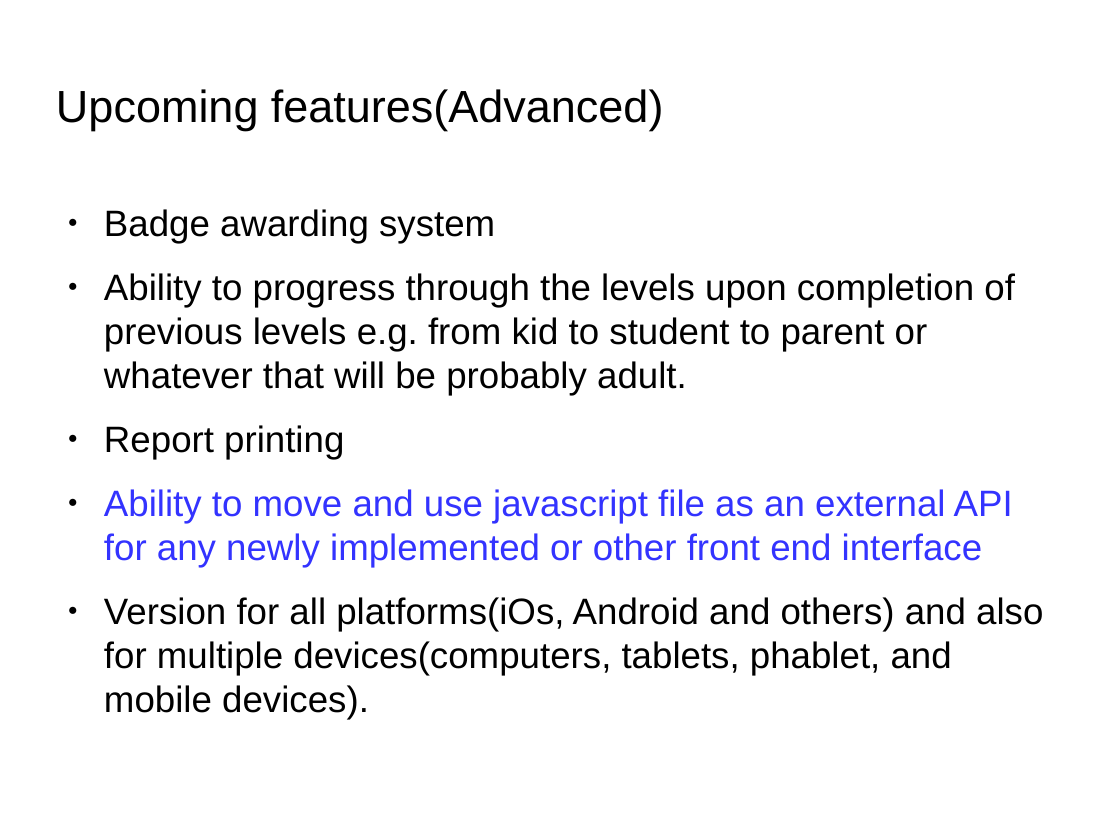
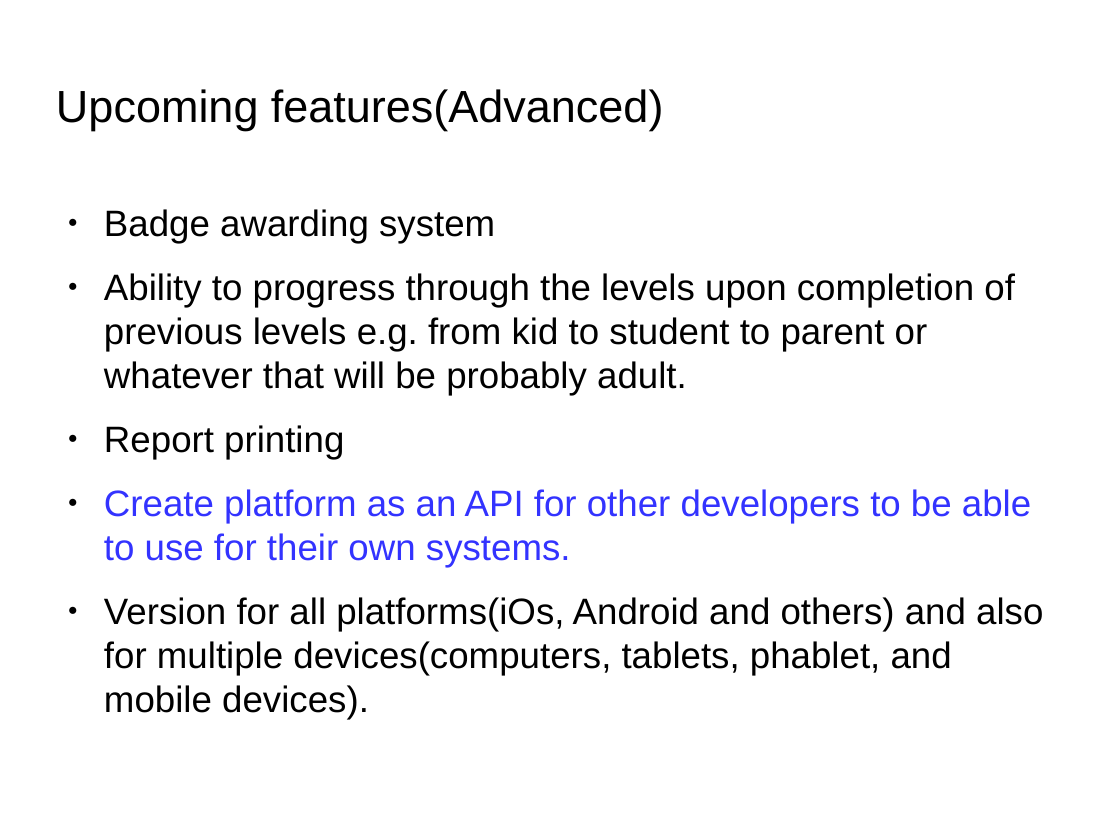
Before and after one commit to DanCarl857/Math-Learning-using-Javascript, a slide deck: slide 13 of e-learning platform.odp. Drawn at 1120x840 pixels with LibreOffice and Linux fonts; fonts in the diff are those of the drawing; background and template pictures are left out. Boxes give left, top, right and bottom in pixels: in the first picture for what was removed or moved away, otherwise in the second. Text is boxed around its words. In the diff, an @@ line names an element or a change of style, - is before the commit and + after.

```diff
--- a/e-learning platform.odp
+++ b/e-learning platform.odp
@@ text at (104, 489, 1031, 567): text changed @@
-● Ability to move and use javascript file as an external API for any newly implemented or other front end interface
+● Create platform as an API for other developers to be able to use for their own systems.
```
Also in this commit, not shown: 1 other slide changed, 4 other files.
